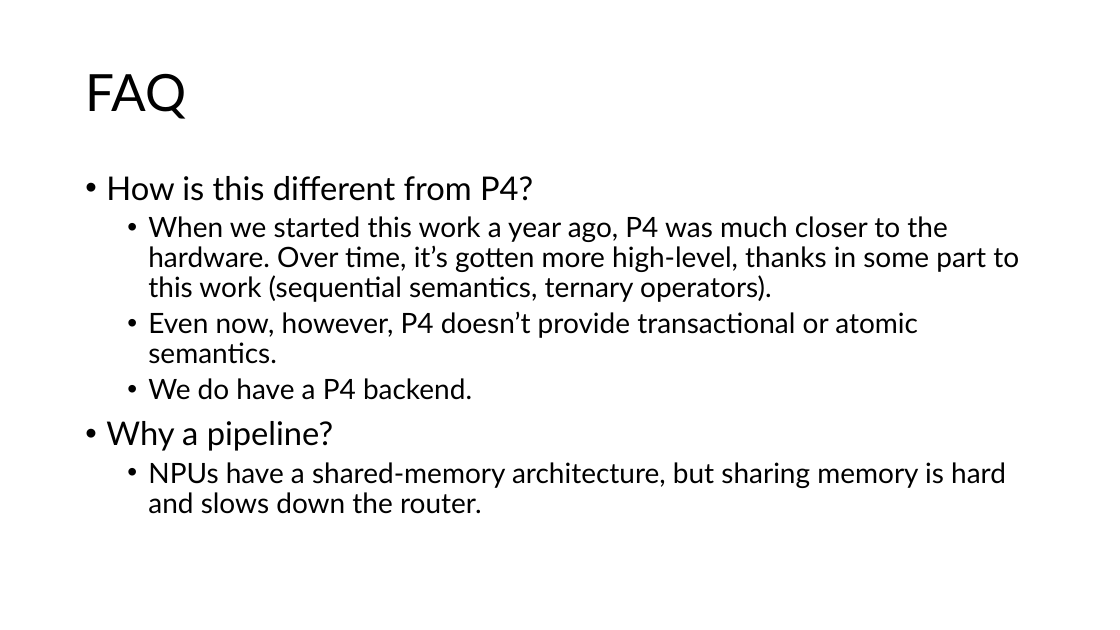
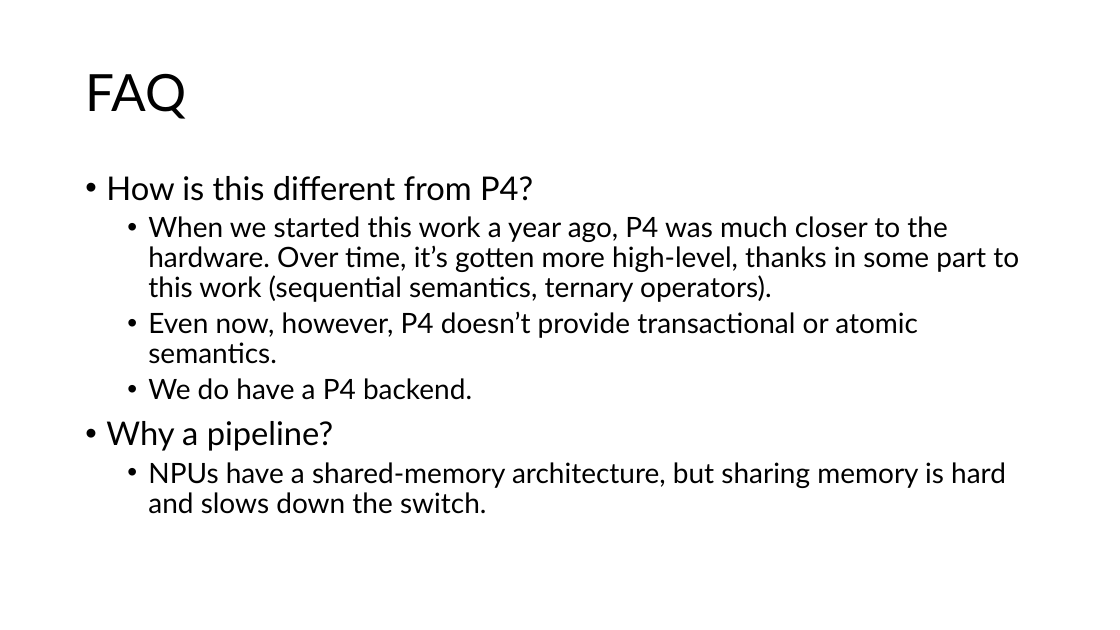
Before and after one commit to anirudhSK/pifo-domino-marple-ppts, a slide deck: slide 48 of combined_domino_pifo.pptx. Drawn at 1120x630 pixels with LibreOffice and Linux fonts; fonts in the diff are those of the drawing. Boxes give left, top, right and bottom in pixels: in the first picture for what was removed or moved away, otherwise in the second. Text is boxed around its words. In the diff, an @@ line names an element or a change of style, - is before the commit and + after.

Commit message:
Rename router to switch.
I think switch works better, router pipelines, shared-memory routers,
and router chips are all really confusing.

```diff
--- a/combined_domino_pifo.pptx
+++ b/combined_domino_pifo.pptx
@@ text at box(148, 462, 1006, 514): text changed @@
-  • NPUs have a shared-memory architecture, but sharing memory is hard and slows down the router.
+  • NPUs have a shared-memory architecture, but sharing memory is hard and slows down the switch.
```
Also in this commit, not shown: 10 other slides changed.
